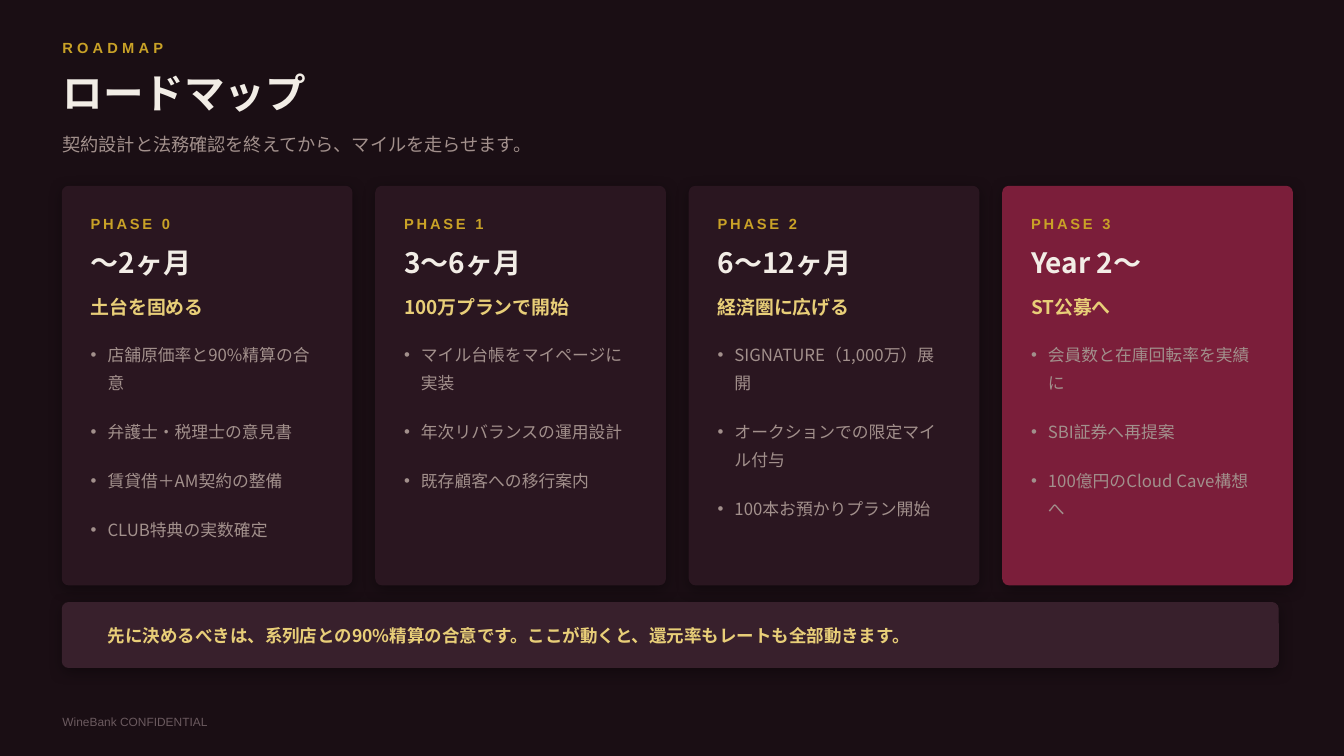
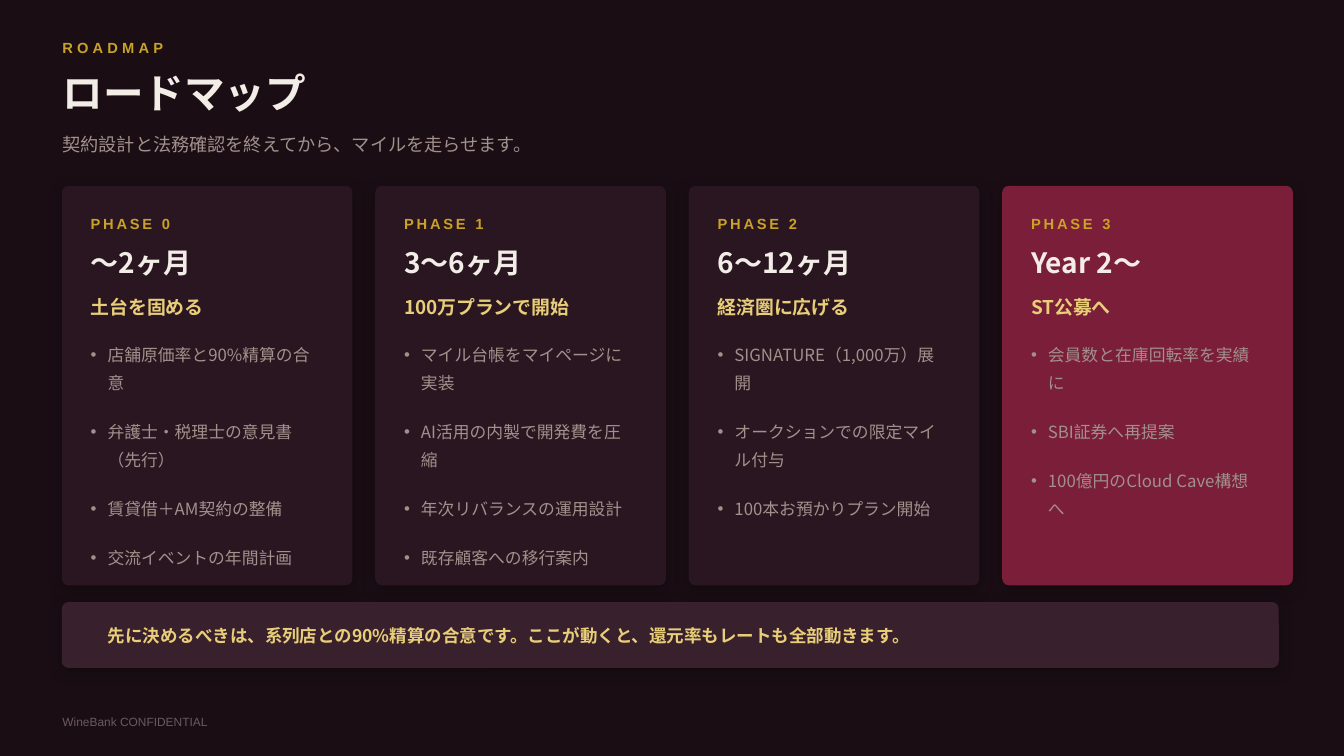
Before and after one commit to nakano-winebank/wine-auction, a slide deck: slide 25 of 提案資料/WineBank_ワインマイル経済圏構想.pptx (slide 23 before the commit). Drawn at 1344x756 pixels with LibreOffice and Linux fonts; fonts in the diff are those of the drawing. Boxes give left, top, right and bottom in pixels: in the first picture for what was removed or moved away, otherwise in the second. Text is boxed around its words. In the diff, an @@ line names an element or a change of style, - is before the commit and + after.

```diff
--- a/提案資料/WineBank_ワインマイル経済圏構想.pptx
+++ b/提案資料/WineBank_ワインマイル経済圏構想.pptx
@@ text at bbox=[421, 347, 622, 566]: paragraph added @@
+• AI活用の内製で開発費を圧縮
@@ text at bbox=[108, 424, 293, 468]: text changed @@
-• 弁護士・税理士の意見書
+• 弁護士・税理士の意見書（先行）
@@ text at bbox=[108, 550, 293, 566]: text changed @@
-• CLUB特典の実数確定
+• 交流イベントの年間計画
```
Also in this commit, not shown: 3 other slides changed, 2 slides added, 3 other files.
